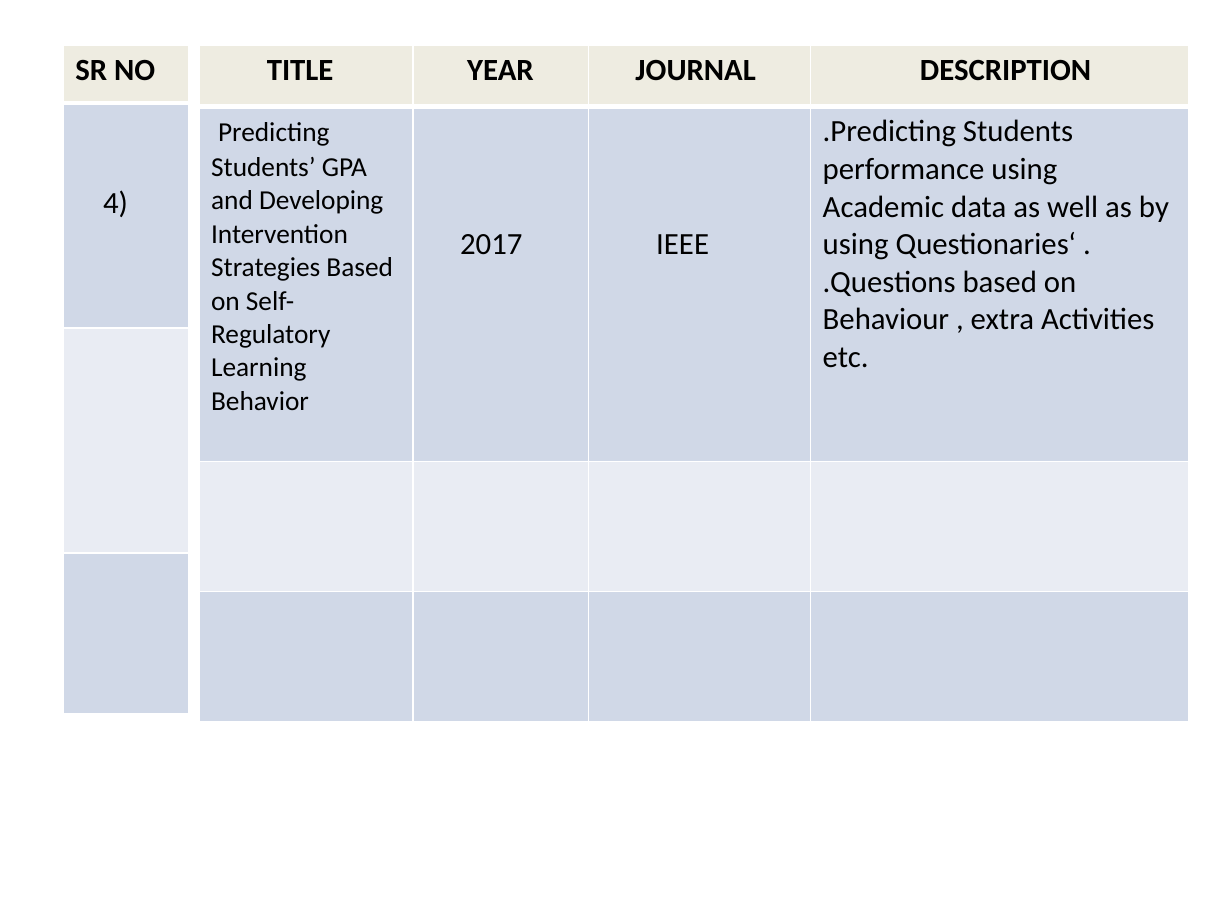
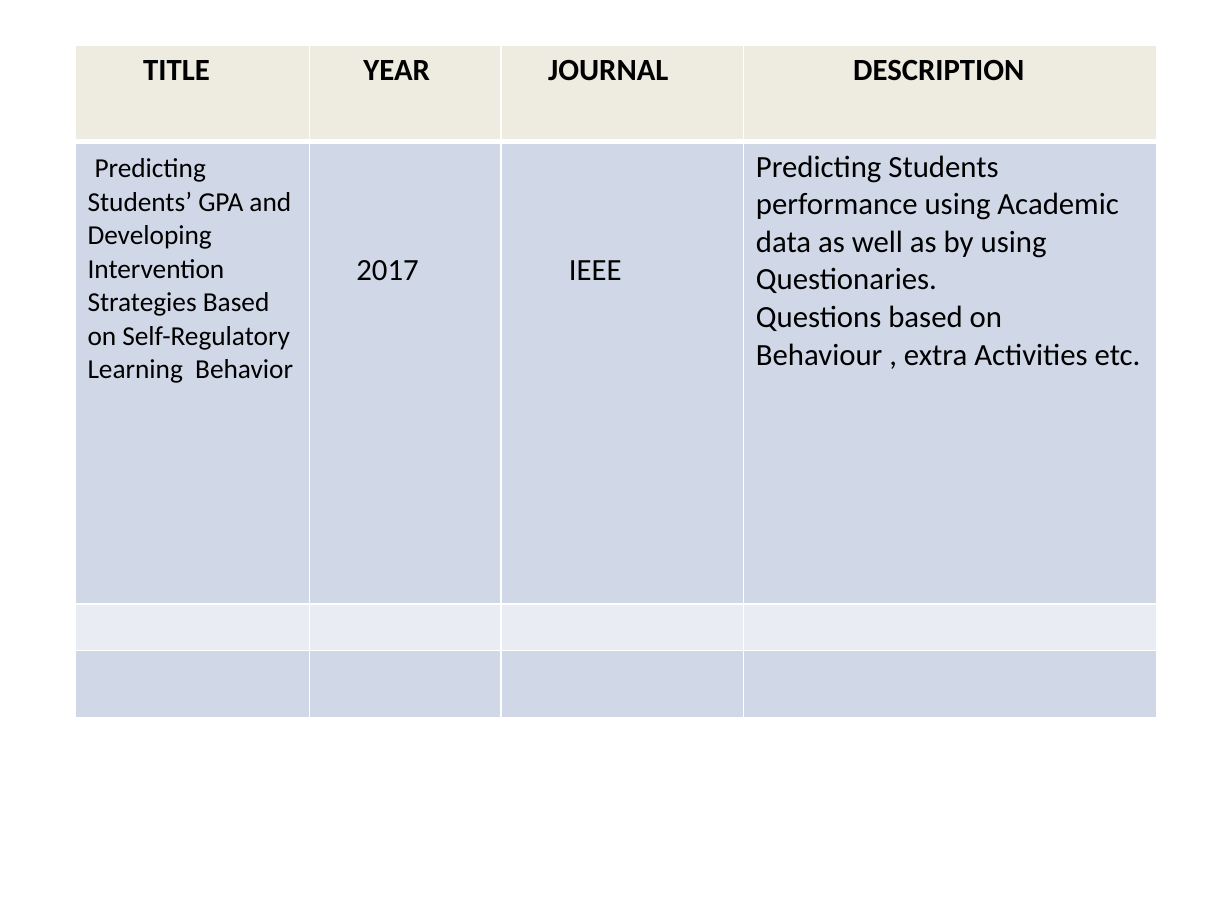
Before and after one commit to MMCOEIT/2018-19-Projects, a slide deck: slide 6 of Group3/Design/Review.pptx (slide 5 before the commit). Drawn at 1232x924 pixels with LibreOffice and Linux fonts; fonts in the diff are those of the drawing. Boxes give left, top, right and bottom in pixels: in the first picture for what was removed or moved away, otherwise in the second. Text is boxed around its words. In the diff, an @@ line names an element or a change of style, - is before the commit and + after.

```diff
--- a/Group3/Design/Review.pptx
+++ b/Group3/Design/Review.pptx
@@ table removed at [63, 44, 188, 713], 4 rows, 1 columns @@
-SR NO
-4)
-
-
@@ table at [75, 44, 1157, 737] @@
-row 2, column 4: .Predicting Students performance using Academic data as well as by using Questionaries‘ . / .Questions based on Behaviour , extra Activities etc.
+row 2, column 4: Predicting Students performance using Academic data as well as by using Questionaries. / Questions based on Behaviour , extra Activities etc.
@@ fill #D0D8E8 to #D0D8E7 in 8 cells @@
@@ fill #E9EDF4 to #E9ECF3 in row 3 @@
@@ borders changed @@
@@ table: place and size @@
-table at [198, 44, 1188, 715]
+table at [75, 44, 1157, 737]
```
Also in this commit, not shown: 9 other slides changed, 4 slides added, 1 slide removed, 6 other files.
